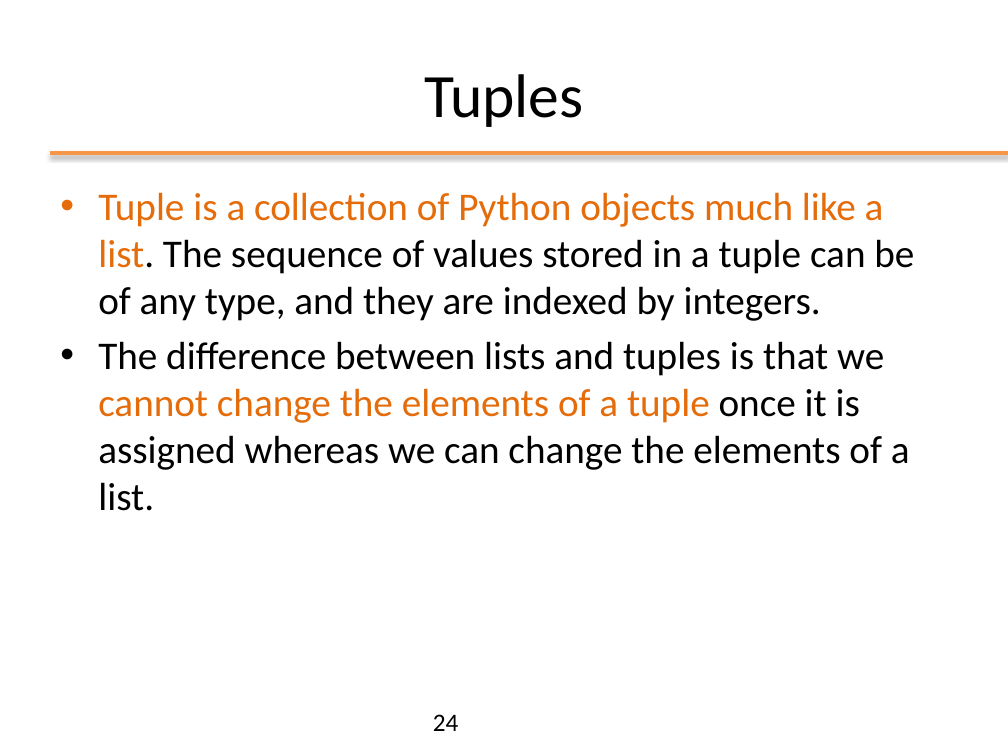
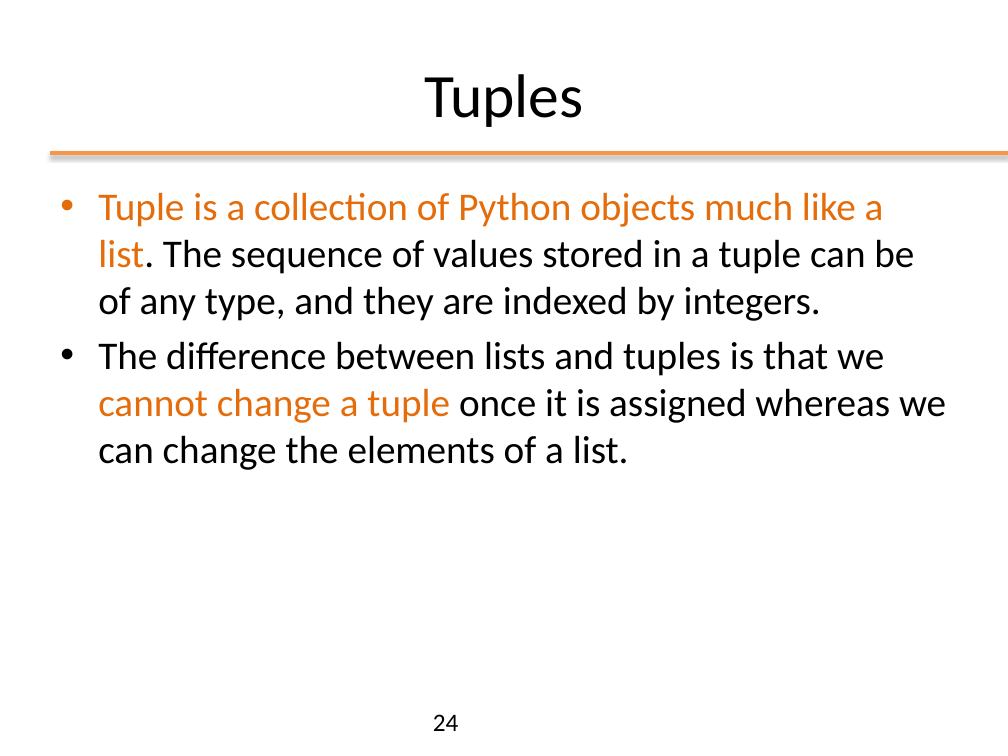
Before and after one commit to nbicocchi/ooprogramming, a slide deck: slide 24 of slides/python/ppt/02 - Data Structures.pptx. Drawn at 1008x756 pixels with LibreOffice and Linux fonts; fonts in the diff are those of the drawing. Boxes give left, top, right and bottom in pixels: in the first picture for what was removed or moved away, otherwise in the second. Text is boxed around its words. In the diff, an @@ line names an element or a change of style, - is before the commit and + after.

```diff
--- a/slides/python/ppt/02 - Data Structures.pptx
+++ b/slides/python/ppt/02 - Data Structures.pptx
@@ text at [98,341,946,470]: text changed @@
-• The difference between lists and tuples is that we cannot change the elements of a tuple once it is assigned whereas we can change the elements of a list.
+• The difference between lists and tuples is that we cannot change a tuple once it is assigned whereas we can change the elements of a list.
```
Also in this commit, not shown: 1 other slide changed, 4 slides added, 3 other files.
